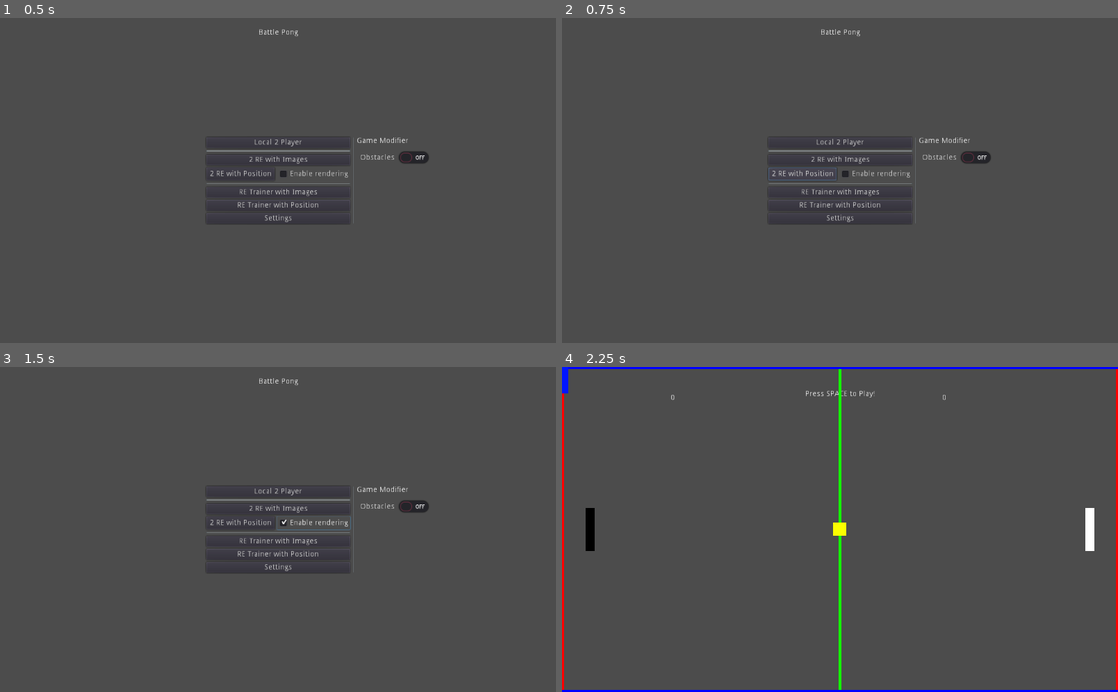
Above: before the commit, frames 1-4 (two rows, left to right).
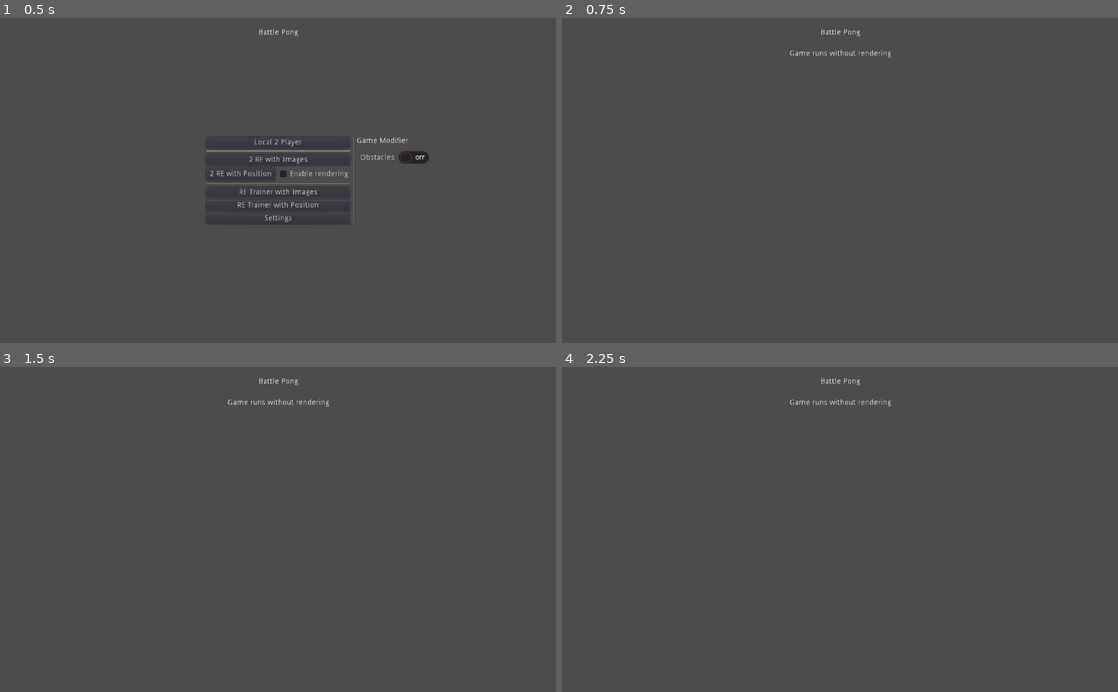
Above: after the commit, the same moments.

Repository: Usatas/Battle-Pong
Game: Godot game, scene res://MainMenu.tscn
The game is run twice, just before and just after one commit, with the same random seed, the same clock (stepped at 60 frames per second) and the same inputs.
Inputs (mouse positions are in pixels of both pictures, inside the frame that each line leads up to):
- Up to frame 1 (0.5 s): no input
- Up to frame 2 (0.75 s): click "2 RE with Position" at 0.5 s
- Up to frame 3 (1.5 s): click (311, 523) at 1.25 s, where only the run before the commit has a clickable "Enable rendering"
- Up to frame 4 (2.25 s): click (840, 490) at 2 s, where only the run before the commit has a clickable "Local 2 Player"

Frame 1 is identical in both runs. In frame 2, 1.4% of the frame differs, in the area x 37-78%, y 9-64%; in frame 3, 1.4%; in frame 4, 3.3%, in the area x 0-100%, y 0-100%.
Error before the commit: Attempt to call function 'is_pressed' in base 'null instance' on a null instance. (res://MainMenu.gd:31)

Commit message:
Bugfix:\ Durch die Aenderungen in der GUI Struktur hat sich der Pfad zu der Checkbox veraendert und musste angepasst werden

Diff:
--- a/Battle Pong/MainMenu.gd
+++ b/Battle Pong/MainMenu.gd
@@ -28,11 +28,10 @@
 
 
 func _on_but_two_re_with_position_pressed():
-    $"/root/GameSettings".rendering_enabled = $vbox_two_learner/HBoxContainer/cb_rendering_enabled.is_pressed()
     $"/root/GameSettings".learn_with_images = false
     $"/root/GameSettings".trainings_mode_enabled = false
     if not $"/root/GameSettings".rendering_enabled:
-        $vbox_two_learner.hide()
+        $HBoxContainer.hide()
         $lbl_game_running.show()
         get_viewport().set_clear_mode(Viewport.CLEAR_MODE_ONLY_NEXT_FRAME)
         # Wait until the frame has finished before getting the texture.
@@ -43,11 +42,11 @@
 
 
 func _on_cb_rendering_enabled_pressed():
-    $"/root/GameSettings".rendering_enabled = $vbox_two_learner/HBoxContainer/cb_rendering_enabled.is_pressed()
-    if not $"/root/GameSettings".rendering_enabled:
-        $vbox_two_learner.hide()
-    else:
-        $lbl_game_running.show()
+    $"/root/GameSettings".rendering_enabled = $HBoxContainer/vbox_two_learner/HBoxContainer/cb_rendering_enabled.is_pressed()
+    #if not $"/root/GameSettings".rendering_enabled:
+    #	$vbox_two_learner.hide()
+    #else:
+    #	$lbl_game_running.show()
     print($"/root/GameSettings".rendering_enabled)
 
 
